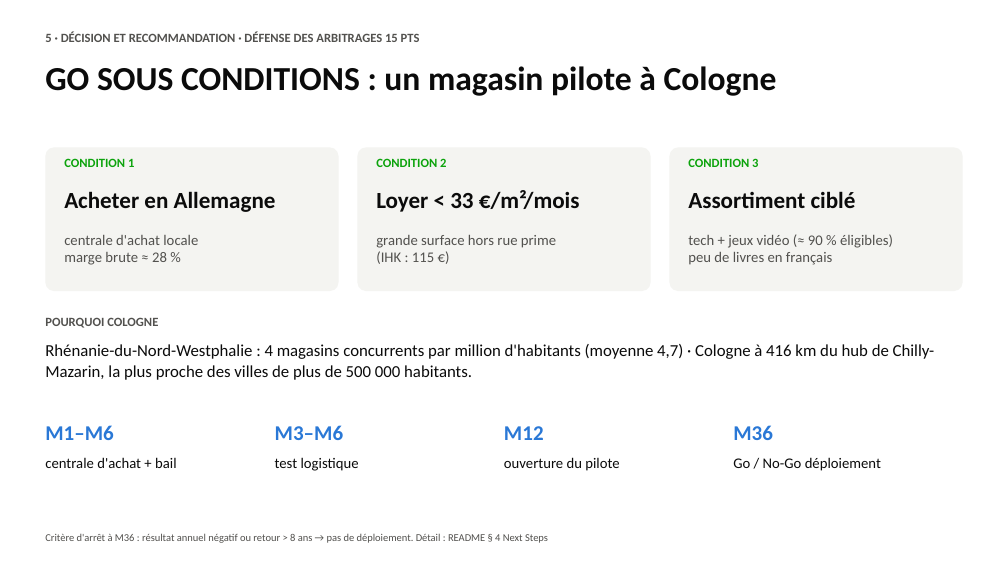
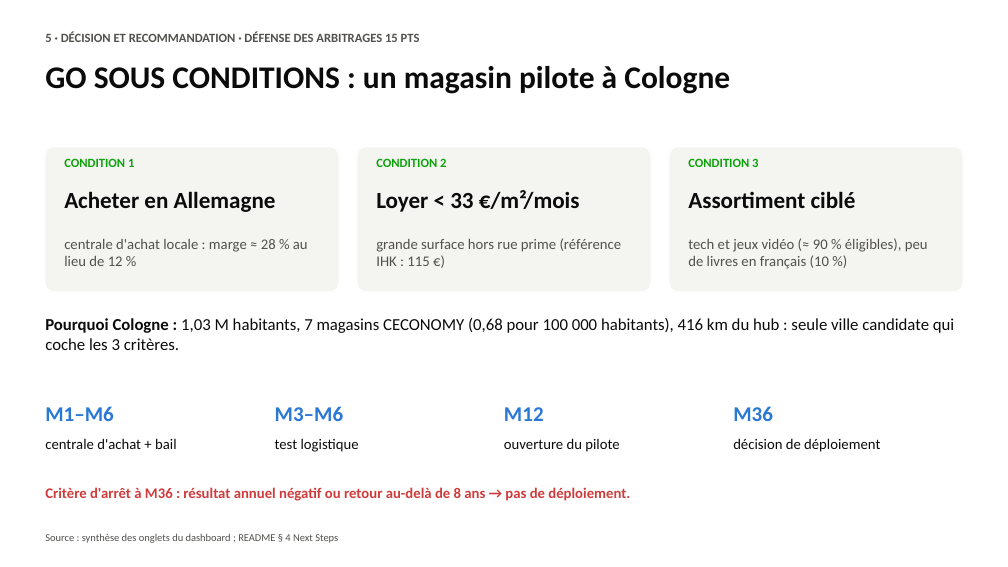
Before and after one commit to romane13long-source/fnac-expansion-allemagne, a slide deck: slide 10 of docs/Comex_Fnac_Allemagne.pptx (slide 8 before the commit). Drawn at 1008x567 pixels with LibreOffice and Linux fonts; fonts in the diff are those of the drawing. Boxes give left, top, right and bottom in pixels: in the first picture for what was removed or moved away, otherwise in the second. Text is boxed around its words. In the diff, an @@ line names an element or a change of style, - is before the commit and + after.

Commit message:
Slides refaites (11, fond blanc) sur le dashboard v2 : dépense par habitant, prix France vs Allemagne, 7 villes candidates, rentabilité étape par étape, capacité financière, Go sous conditions en conclusion, IA et limites ; README à jour

```diff
--- a/docs/Comex_Fnac_Allemagne.pptx
+++ b/docs/Comex_Fnac_Allemagne.pptx
@@ text "GO SOUS CONDITIONS : un ..." at [45, 66, 730, 94]: size 32 to 30 pt @@
@@ text at [64, 239, 308, 266]: text changed @@
-centrale d'achat locale
-marge brute ≈ 28 %
+centrale d'achat locale : marge ≈ 28 % au lieu de 12 %
@@ text at [376, 238, 622, 266]: text changed @@
-grande surface hors rue prime
-(IHK : 115 €)
+grande surface hors rue prime (référence IHK : 115 €)
@@ text at [688, 238, 928, 269]: text changed @@
-tech + jeux vidéo (≈ 90 % éligibles)
-peu de livres en français
+tech et jeux vidéo (≈ 90 % éligibles), peu de livres en français (10 %)
@@ text at [45, 318, 954, 350]: text changed; size 12 to 16 pt; text colour #52514E to #0B0B0B; bold off @@
-POURQUOI COLOGNE
+Pourquoi Cologne : 1,03 M habitants, 7 magasins CECONOMY (0,68 pour 100 000 habitants), 416 km du hub : seule ville candidate qui coche les 3 critères.
@@ text removed at [45, 344, 935, 380] @@
-Rhénanie-du-Nord-Westphalie : 4 magasins concurrents par million d'habitants (moyenne 4,7) · Cologne à 416 km du hub de Chilly-Mazarin, la plus proche des villes de plus de 500 000 habitants.
@@ 7 texts: place and size @@
-7 texts at [45, 425, 773, 471]
+7 texts at [45, 406, 773, 452]
@@ text at [733, 438, 880, 452]: text changed @@
-Go / No-Go déploiement
+décision de déploiement
@@ text added at [45, 487, 630, 501], 14 pt, text #D03B3B, bold @@
+Critère d'arrêt à M36 : résultat annuel négatif ou retour au-delà de 8 ans → pas de déploiement.
@@ text at [45, 533, 338, 543]: text changed @@
-Critère d'arrêt à M36 : résultat annuel négatif ou retour > 8 ans → pas de déploiement. Détail : README § 4 Next Steps
+Source : synthèse des onglets du dashboard ; README § 4 Next Steps
```
Also in this commit, not shown: 8 other slides changed, 2 slides added, 3 other files.
